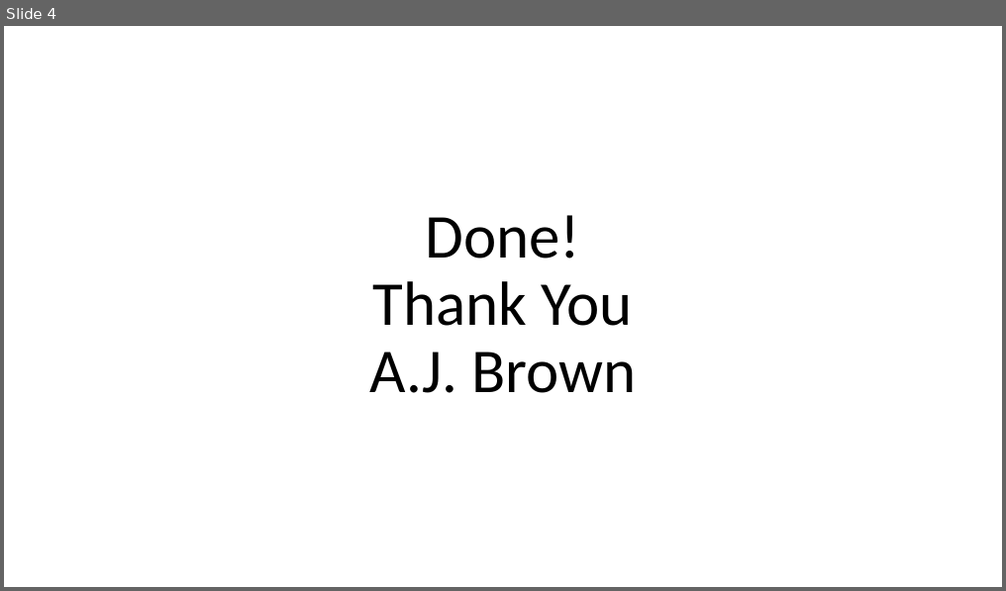
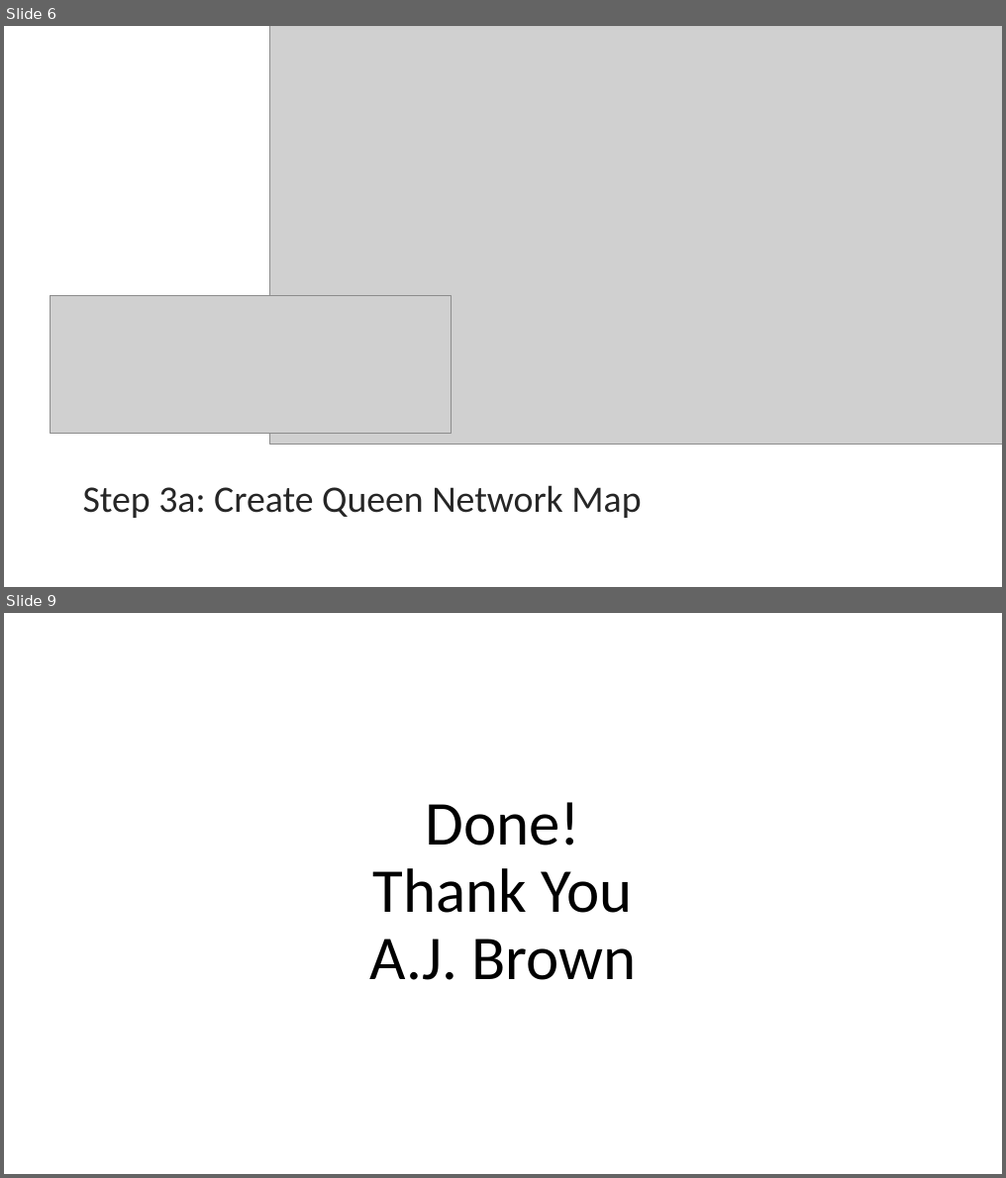
Before and after one commit to ansleybrown1337/WR514-GIS-Exercises, a slide deck: Exercise-7/Exercise-7_AJB.pptx. Shown one above the other, each under a label of ours: slide 4 before the commit, slides 6 and 9 after it; the slides between them are not shown. The pictures are 1006x591 and 1006x1178 pixels, drawn with LibreOffice and Linux fonts; fonts in the diff are those of the drawing; grey boxes stand for pictures. Boxes give left, top, right and bottom in pixels: in the first picture for what was removed or moved away, otherwise in the second. Text is boxed around its words. In the diff, an @@ line names an element or a change of style, - is before the commit and + after.

```diff
--- a/Exercise-7/Exercise-7_AJB.pptx
+++ b/Exercise-7/Exercise-7_AJB.pptx
@@ slide 6 added at (x1=4, y1=26, x2=1002, y2=587), background #FFFFFF @@
@@ picture added at (x1=269, y1=26, x2=1002, y2=444) @@
@@ picture added at (x1=51, y1=295, x2=450, y2=433) @@
@@ rectangle added at (x1=4, y1=462, x2=1002, y2=522), fill #FFFFFF at 93% opacity @@
@@ line added from (4, 455) to (1002, 455), #FFFFFF 3.25 pt @@
@@ title added at (x1=83, y1=485, x2=641, y2=518), 36 pt, text #262626 @@
+Step 3a: Create Queen Network Map
@@ line added from (4, 528) to (1002, 528), #FFFFFF 3.25 pt @@
@@ what was slide 4 is now slide 9 @@
```
Also in this commit, not shown: 2 slides changed, 5 other slides added, 1 slide removed, 17 other files.
